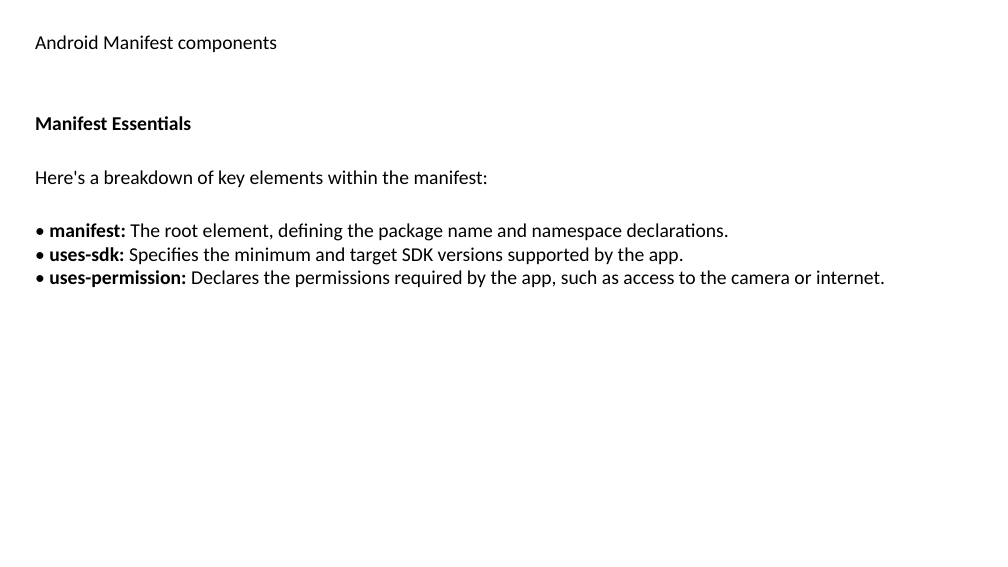
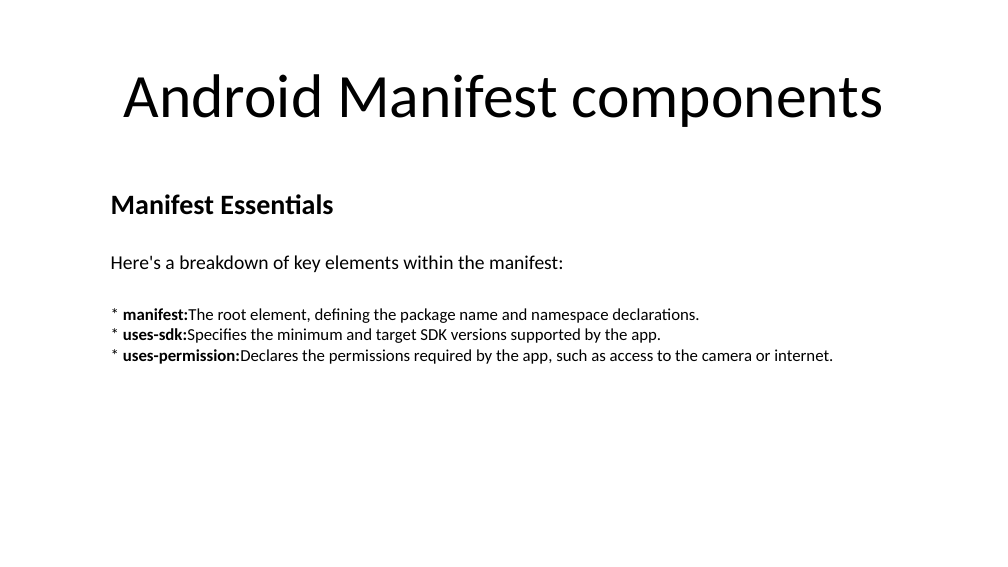
Before and after one commit to munirrudy-sg/Boring-Slide-Eradicator-inator, a slide deck: slide 7 of presentation.pptx. Drawn at 1008x567 pixels with LibreOffice and Linux fonts; fonts in the diff are those of the drawing. Boxes give left, top, right and bottom in pixels: in the first picture for what was removed or moved away, otherwise in the second. Text is boxed around its words. In the diff, an @@ line names an element or a change of style, - is before the commit and + after.

```diff
--- a/presentation.pptx
+++ b/presentation.pptx
@@ title "Android Manifest components": place and size @@
-title "Android Manifest components" at bbox=[35, 35, 277, 52]
+title "Android Manifest components" at bbox=[124, 74, 883, 127]
@@ title "Android Manifest components" at bbox=[124, 74, 883, 127]: size 14 to 44 pt; alignment left to centre; vertical alignment top to middle @@
@@ text "Manifest Essentials": place and size @@
-text "Manifest Essentials" at bbox=[35, 116, 885, 287]
+text "Manifest Essentials" at bbox=[111, 194, 833, 364]
@@ text at bbox=[111, 194, 333, 215]: size 14 to 20 pt in "Manifest Essentials" @@
@@ text at bbox=[123, 308, 833, 364]: text changed; size 14 to 12 pt @@
-• manifest: The root element, defining the package name and namespace declarations.
-• uses-sdk: Specifies the minimum and target SDK versions supported by the app.
-• uses-permission: Declares the permissions required by the app, such as access to the camera or internet.
+* manifest:The root element, defining the package name and namespace declarations.
+* uses-sdk:Specifies the minimum and target SDK versions supported by the app.
+* uses-permission:Declares the permissions required by the app, such as access to the camera or internet.
```
Also in this commit, not shown: 13 other slides changed, 1 slide added, 1 slide removed, 3 other files.
